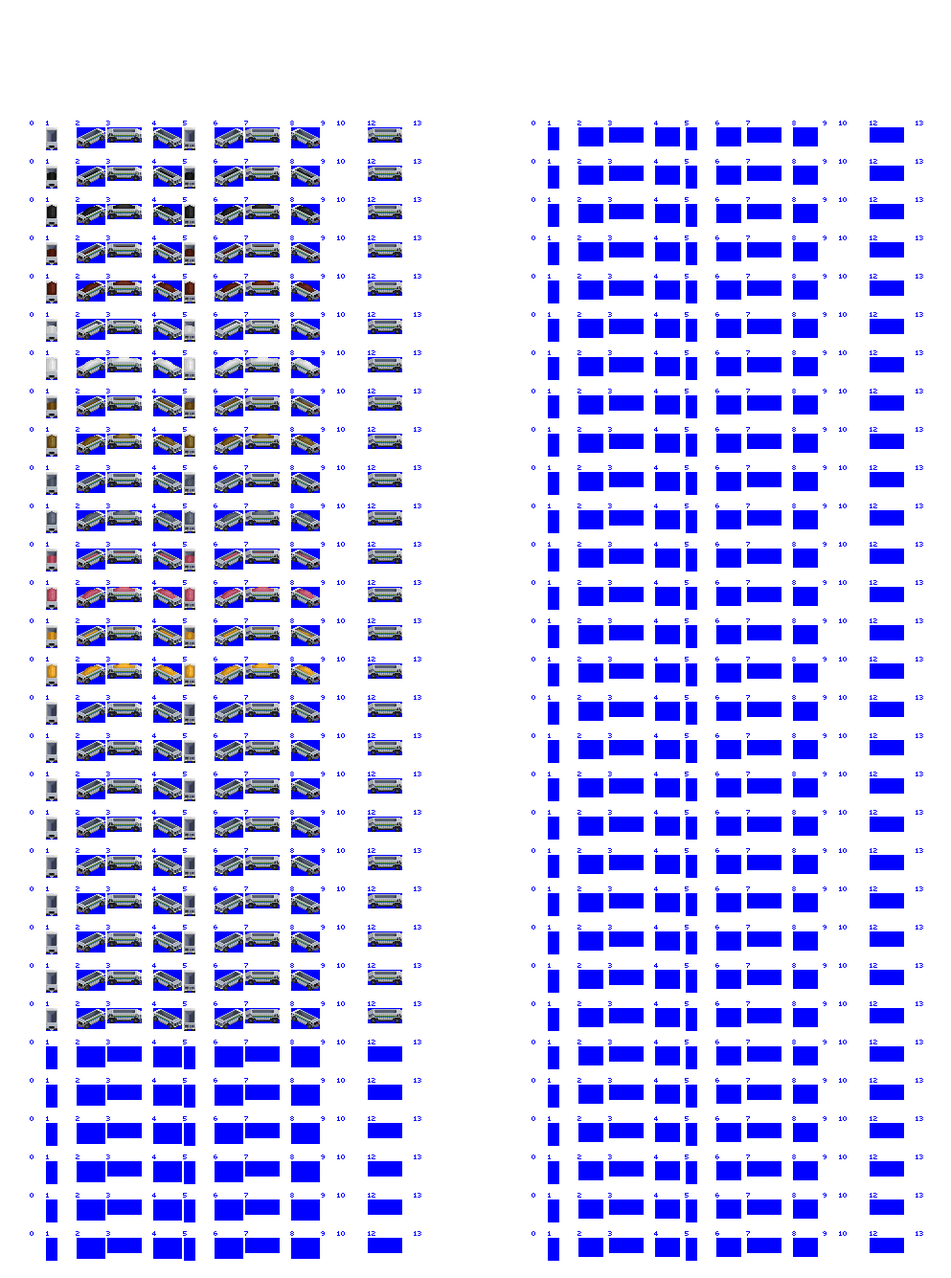
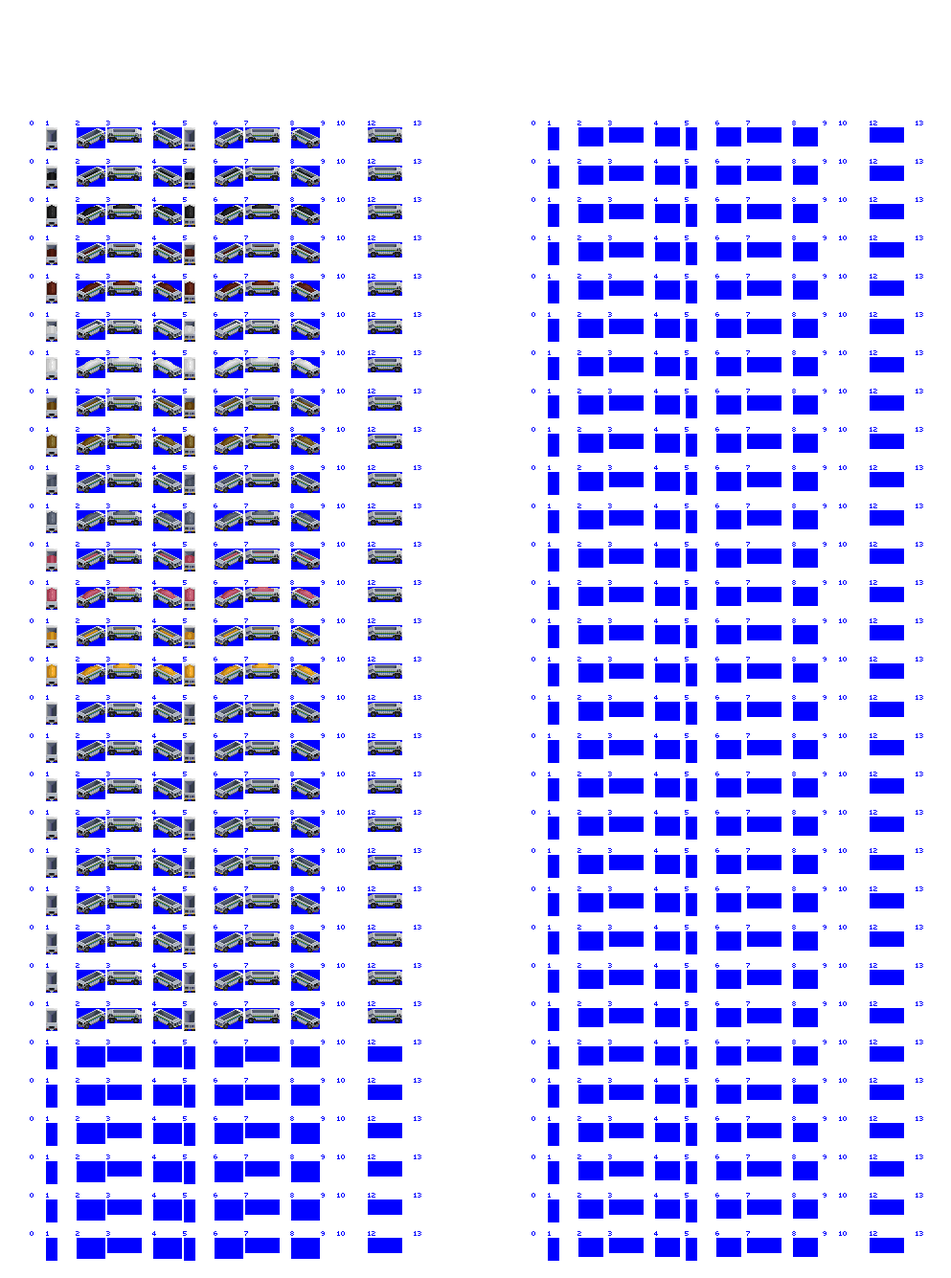
Before/after of a 951x1278 layered artwork. What changed in the layer stack:
painted on "Hauler" over (184, 143, 223, 1030)
